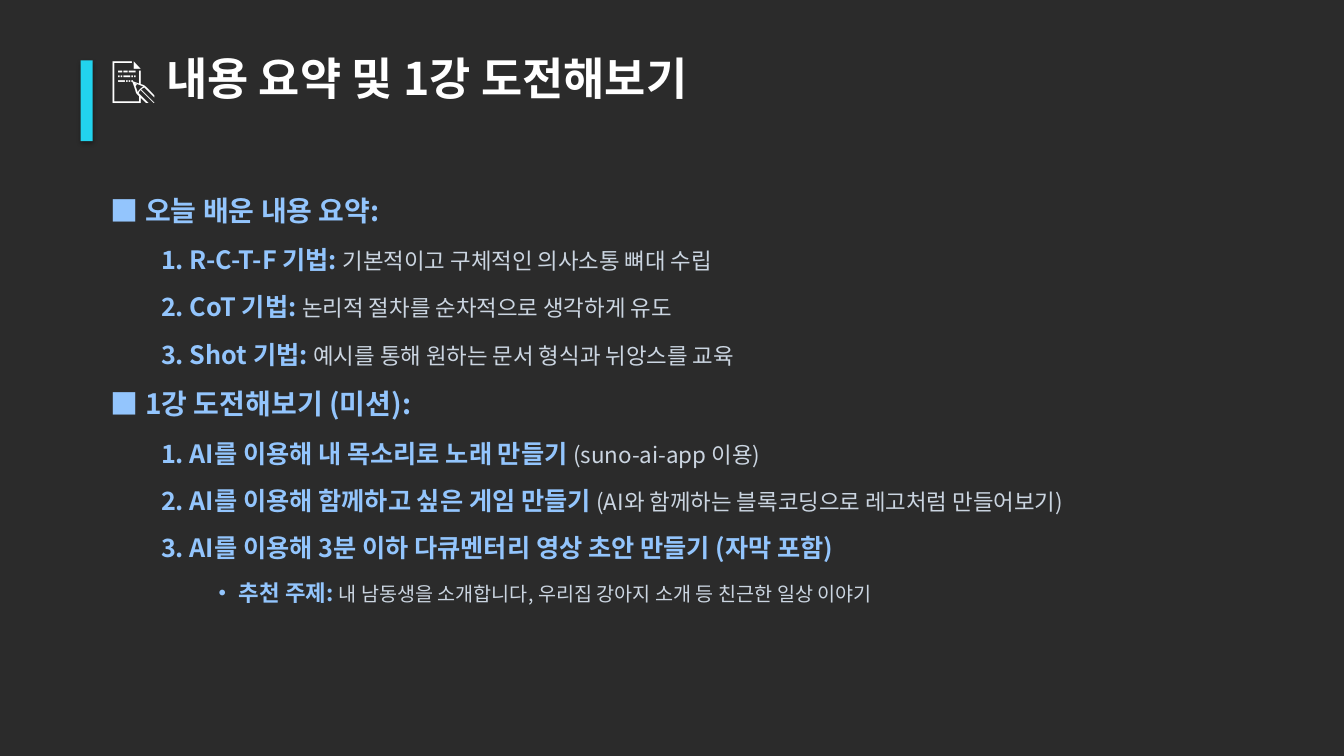
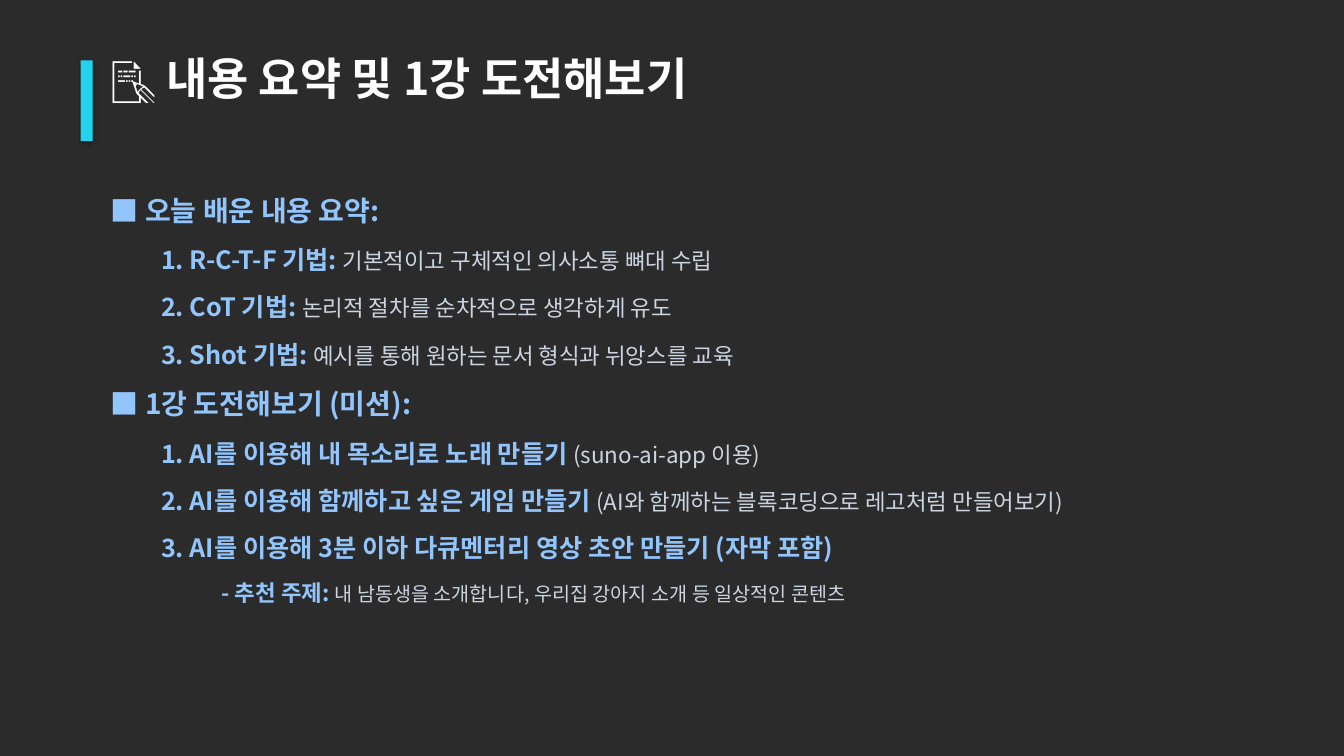
Before and after one commit to dreefinkjk/sky_ai_course, a slide deck: slide 14 of AI_companion_lecture.pptx (slide 15 before the commit). Drawn at 1344x756 pixels with LibreOffice and Linux fonts; fonts in the diff are those of the drawing; background and template pictures are left out; a plain dark background stands for a picture behind light text. Boxes give left, top, right and bottom in pixels: in the first picture for what was removed or moved away, otherwise in the second. Text is boxed around its words. In the diff, an @@ line names an element or a change of style, - is before the commit and + after.

```diff
--- a/AI_companion_lecture.pptx
+++ b/AI_companion_lecture.pptx
@@ text at (235,582,845,605): text changed @@
-    • 추천 주제: 내 남동생을 소개합니다, 우리집 강아지 소개 등 친근한 일상 이야기
+    - 추천 주제: 내 남동생을 소개합니다, 우리집 강아지 소개 등 일상적인 콘텐츠
```
Also in this commit, not shown: 12 other slides changed, 1 slide removed, 2 other files.
